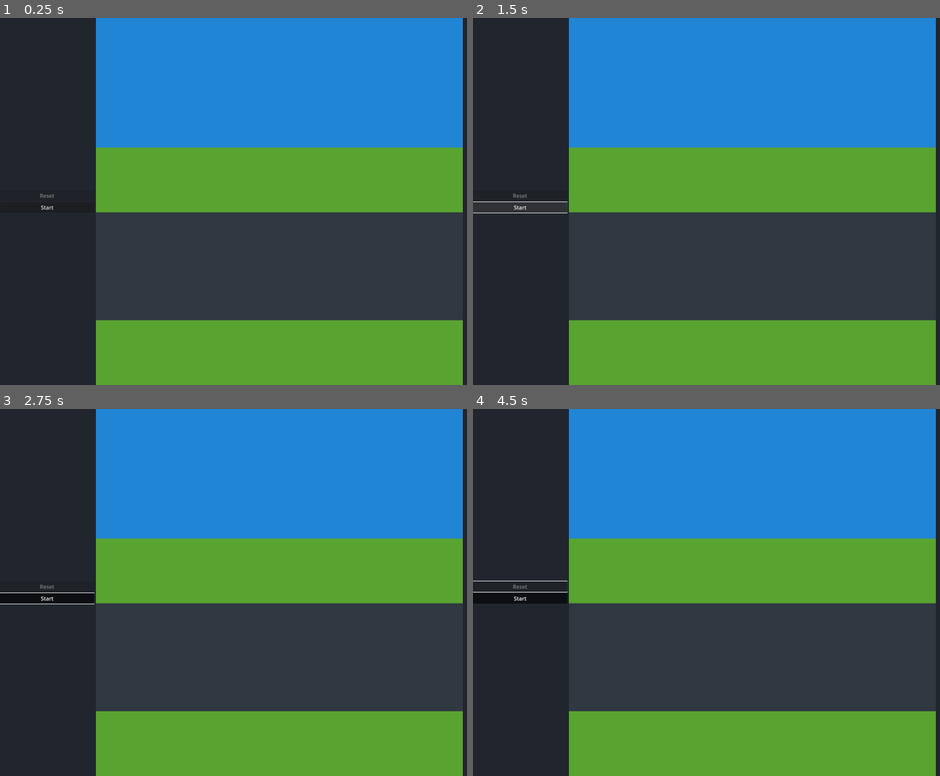
Above: before the commit, frames 1-4 (two rows, left to right).
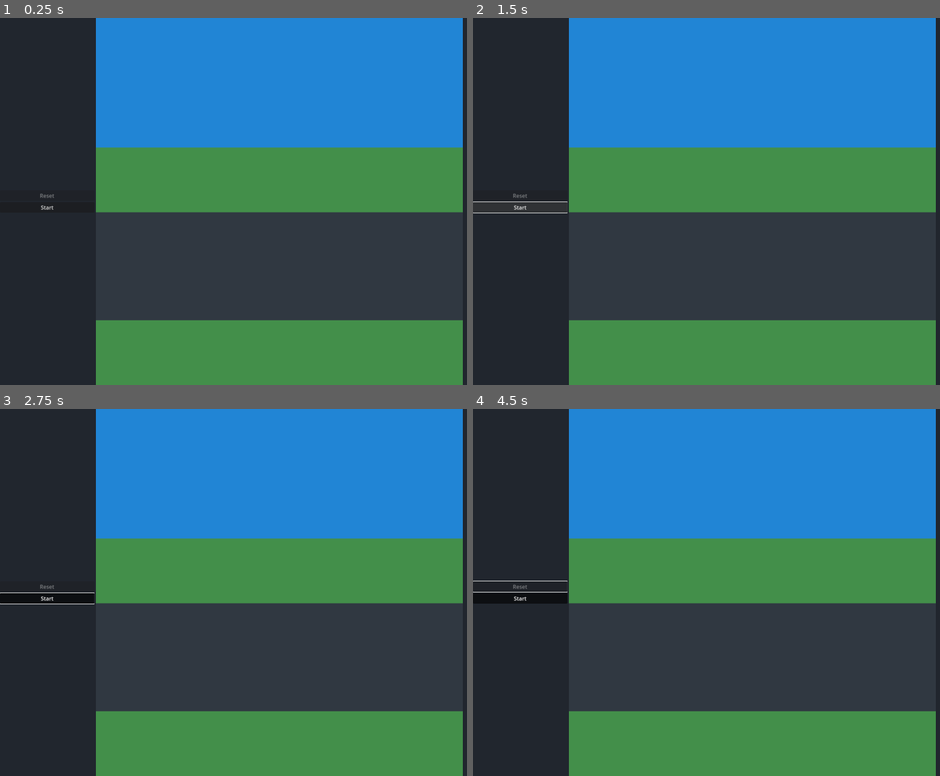
Above: after the commit, the same moments.

Repository: Yamam-al/frogger_godot
Game: Godot game, scene res://main.tscn
The game is run twice, just before and just after one commit, with the same random seed, the same clock (stepped at 60 frames per second) and the same inputs.
Inputs:
- Up to frame 1 (0.25 s): no input
- Up to frame 2 (1.5 s): click "Start" at 0.5 s; click "Start" at 1.25 s
- Up to frame 3 (2.75 s): tap Enter at 2 s; hold Right (ui_right) from 2.03 s (still down)
- Up to frame 4 (4.5 s): tap Space at 2.75, 4.25 s; release Right (ui_right) at 2.78 s; hold Down (ui_down) 2.78-3.53 s; tap Enter at 3.5 s; hold Right (ui_right) 3.53-4.28 s; hold Up (ui_up) from 4.28 s (still down)

The runs differ from the first frame. In frame 1, 28% of the frame differs, in the area x 20-100%, y 35-100%; in frame 2, 28%; in frame 3, 28%; in frame 4, 28%.

Commit message:
more work v2

Diff:
--- a/art/tiles/froggerTiles.tres
+++ b/art/tiles/froggerTiles.tres
@@ -1,12 +1,12 @@
 [gd_resource type="TileSet" load_steps=9 format=3 uid="uid://cgj2b48y5qmyv"]
 
-[ext_resource type="Texture2D" uid="uid://gt4j5laab5hj" path="res://art/tiles/grass.png" id="1_ik8c3"]
+[ext_resource type="Texture2D" uid="uid://cboqnrm25vtdf" path="res://art/tiles/DarkGrass.png" id="1_qcfgr"]
 [ext_resource type="Texture2D" uid="uid://bgk5ynodesbm" path="res://art/tiles/street.png" id="2_psj5h"]
 [ext_resource type="Texture2D" uid="uid://bcjxlv8cjq6ww" path="res://art/tiles/water.png" id="3_lqngc"]
 [ext_resource type="Texture2D" uid="uid://cg6w7sna1uwta" path="res://art/tiles/pad.png" id="4_j7utu"]
 
 [sub_resource type="TileSetAtlasSource" id="TileSetAtlasSource_thtp1"]
-texture = ExtResource("1_ik8c3")
+texture = ExtResource("1_qcfgr")
 0:0/0 = 0
 1:0/0 = 0
 2:0/0 = 0
--- a/car.tscn
+++ b/car.tscn
@@ -7,7 +7,7 @@
 size = Vector2(26, 68)
 
 [node name="car" type="Area2D"]
-z_index = 2
+z_index = 3
 rotation = -1.5708
 script = ExtResource("1_h04vb")
 metadata/_edit_group_ = true
--- a/log.tscn
+++ b/log.tscn
@@ -7,6 +7,7 @@
 size = Vector2(62, 64)
 
 [node name="log" type="Area2D"]
+z_index = 1
 script = ExtResource("1_u2qlh")
 
 [node name="Sprite2D" type="Sprite2D" parent="."]
--- a/player.tscn
+++ b/player.tscn
@@ -1,19 +1,19 @@
 [gd_scene load_steps=4 format=3 uid="uid://but1eivuguby7"]
 
 [ext_resource type="Script" uid="uid://tf7nsjq2k2sj" path="res://scripts/agent.gd" id="1_fqmjp"]
-[ext_resource type="Texture2D" uid="uid://pwh1q30qhw2p" path="res://art/playerGreen.png" id="2_0c0dn"]
+[ext_resource type="Texture2D" uid="uid://b2fits5b3h5ng" path="res://art/light Frog.png" id="2_onrkg"]
 
 [sub_resource type="CapsuleShape2D" id="CapsuleShape2D_r0vtg"]
 radius = 9.0
 height = 24.0
 
 [node name="Player" type="Area2D"]
-z_index = 1
+z_index = 2
 script = ExtResource("1_fqmjp")
 
 [node name="Sprite2D" type="Sprite2D" parent="."]
 scale = Vector2(0.5, 0.5)
-texture = ExtResource("2_0c0dn")
+texture = ExtResource("2_onrkg")
 
 [node name="CollisionShape2D" type="CollisionShape2D" parent="."]
 shape = SubResource("CapsuleShape2D_r0vtg")
--- a/scripts/network.gd
+++ b/scripts/network.gd
@@ -5,7 +5,9 @@
 
 # === Member vars ===
 var socket: WebSocketPeer = WebSocketPeer.new()
-var agents := {}
+var agents := {}                 # id -> Node
+var id_to_breed := {}            # id -> "breed" (für Debug & Zählungen)
+var pad_dummy_spawned := {}      # padId -> true, damit wir nicht doppelt spawnen
 
 # === Preload agent scenes ===
 var CarScene         = preload("res://car.tscn")
@@ -25,19 +27,19 @@
 @onready var lives_label : Label = get_tree().get_current_scene().get_node("HBoxContainer/uiRight/LivesLabel")
 
 func _ready():
-	# sanity‐check that we actually found your "agents" node
 	if not agents_container:
 		push_error("Could not find agents_container %s")
-	# start the WebSocket
 	var err = socket.connect_to_url("ws://127.0.0.1:8181")
 	if err != OK:
 		push_error("WebSocketPeer.connect failed: %s" % err)
 	set_process(true)
+
 	# Start-Button Setup
 	StartButton.toggle_mode = true
 	StartButton.text = "Start"
 	StartButton.button_pressed = false
 	StartButton.toggled.connect(_on_start_toggled)
+
 	# Reset-Button Setup
 	ResetButton.disabled = true
 	ResetButton.text = "Reset"
@@ -50,7 +52,6 @@
 	time_since_last_input += delta
 
 	var direction := "null"
-
 	if time_since_last_input >= input_cooldown:
 		if Input.is_action_just_pressed("ui_up"):
 			direction = "up"
@@ -62,10 +63,7 @@
 			direction = "right"
 
 		if direction != "null" and socket.get_ready_state() == WebSocketPeer.STATE_OPEN:
-			var input_msg = {
-				"type": "input",
-				"direction": direction
-			}
+			var input_msg = {"type": "input", "direction": direction}
 			print("Sending msg to socket: %s" % input_msg)
 			socket.send_text(JSON.stringify(input_msg))
 			time_since_last_input = 0.0
@@ -76,12 +74,8 @@
 		while socket.get_available_packet_count() > 0:
 			var raw = socket.get_packet().get_string_from_utf8()
 			_on_raw_data(raw)
-
 	elif socket.get_ready_state() == WebSocketPeer.STATE_CLOSED:
-		push_warning("WebSocket closed: %d %s" % [
-			socket.get_close_code(),
-			socket.get_close_reason()
-		])
+		push_warning("WebSocket closed: %d %s" % [socket.get_close_code(), socket.get_close_reason()])
 		set_process(false)
 
 func _on_raw_data(raw: String) -> void:
@@ -91,6 +85,14 @@
 		push_error("Invalid JSON: %s" % raw)
 		return
 	var state = parser.data
+
+	# === Debug: Turtle-IDs im Paket zählen und ausgeben
+	if state.has("agents") and typeof(state.agents) == TYPE_ARRAY:
+		var turtle_ids_state: Array = []
+		for a in state.agents:
+			if a.breed == "turtle":
+				turtle_ids_state.append(int(a.id))
+		print("🐢 state turtles count=", turtle_ids_state.size(), " ids=", turtle_ids_state)
 
 	if state.has("gameOver") and state["gameOver"]:
 		print("Game Over received from server")
@@ -102,6 +104,7 @@
 	if state.has("lives"):
 		lives_label.text = "Lives: %d" % int(state.lives)
 
+	# alte Knoten entfernen
 	if state.has("removeIds") and typeof(state.removeIds) == TYPE_ARRAY:
 		for rid in state.removeIds:
 			var id = int(rid)
@@ -110,7 +113,9 @@
 				if is_instance_valid(node):
 					node.queue_free()
 				agents.erase(id)
-
+				id_to_breed.erase(id)
+
+	# ACK
 	if state.has("expectingTick"):
 		var next_tick = state["expectingTick"]
 		print("✨ ACKing tick", next_tick)
@@ -121,6 +126,25 @@
 
 	emit_signal("state_update", state)
 	_apply_state(state)
+
+	# === Debug: Instanzierte Turtles im Scene-Tree zählen + Diff zu State
+	var inst_turtle_ids: Array = []
+	for k in agents.keys():
+		if id_to_breed.get(k, "") == "turtle":
+			inst_turtle_ids.append(k)
+	print("🐢 instantiated turtles count=", inst_turtle_ids.size(), " ids=", inst_turtle_ids)
+
+	# Diff (welche IDs sind im State, aber nicht instanziert)
+	var state_turtle_ids: Array = []
+	for a in state.agents:
+		if a.breed == "turtle":
+			state_turtle_ids.append(int(a.id))
+	var missing: Array = []
+	for tid in state_turtle_ids:
+		if not inst_turtle_ids.has(tid):
+			missing.append(tid)
+	if missing.size() > 0:
+		print("⚠️ turtles missing in scene (present in state but not spawned): ", missing)
 
 func _apply_state(state) -> void:
 	for data in state.agents:
@@ -130,33 +154,41 @@
 		var head   = data.heading
 		var is_hidden = data.has("hidden") and data.hidden
 
+		# neu instanzieren falls nicht vorhanden
 		if not agents.has(id):
 			var inst
 			match kind:
-				"car":           inst = CarScene.instantiate()
-				"truck":         inst = TruckScene.instantiate()
-				"log":           inst = LogScene.instantiate()
-				"turtle":        inst = RiverTurtleScene.instantiate()
-				"pad":           inst = PadScene.instantiate()
-				"frog":          inst = FrogScene.instantiate()
-				_: continue
+				"car":    inst = CarScene.instantiate()
+				"truck":  inst = TruckScene.instantiate()
+				"log":    inst = LogScene.instantiate()
+				"turtle":
+					inst = RiverTurtleScene.instantiate()
+					print("🐢 spawn turtle id=", id, " at tile=", pos)
+				"pad":    inst = PadScene.instantiate()
+				"frog":   inst = FrogScene.instantiate()
+				_:       continue
 			inst.agent_id = id
 			agents[id] = inst
+			id_to_breed[id] = kind
 			agents_container.add_child(inst)
 
+		# state auf Node anwenden
 		match kind:
 			"car", "truck", "log":
 				agents[id].update_state(pos, head)
 			"turtle":
+				# update_state(pos, head, hidden := false)
 				agents[id].update_state(pos, head, is_hidden)
 			"pad":
 				agents[id].update_state(pos, head)
-				if data.has("occupied") and data.occupied and not data.has("dummy_spawned"):
+				# Wenn Pad jetzt belegt und Dummy noch nicht gespawnt → Dummy-Frog anlegen (exakt an der Pad-Node-Position)
+				if data.has("occupied") and data.occupied and not pad_dummy_spawned.get(id, false):
 					var dummy_frog = FrogScene.instantiate()
+					# gleiche Bildschirmposition wie Pad-Node – die Szene rechnet selbst tile->pixel
 					dummy_frog.position = agents[id].position
 					agents_container.add_child(dummy_frog)
-					# Markierung setzen, damit wir nicht doppelt spawnen
-					data["dummy_spawned"] = true
+					pad_dummy_spawned[id] = true
+					print("✅ pad occupied id=", id, " dummy frog placed at ", dummy_frog.position)
 			"frog":
 				agents[id].update_state(pos, head)
 				if data.has("jumps"):
@@ -198,6 +230,8 @@
 		if is_instance_valid(agents[id]):
 			agents[id].queue_free()
 	agents.clear()
+	id_to_breed.clear()
+	pad_dummy_spawned.clear()
 
 	has_started = false
 	game_over_state = false
--- a/truck.tscn
+++ b/truck.tscn
@@ -7,7 +7,7 @@
 size = Vector2(31, 108)
 
 [node name="truck" type="Area2D"]
-z_index = 2
+z_index = 3
 script = ExtResource("1_r6uff")
 
 [node name="Sprite2D" type="Sprite2D" parent="."]
--- a/turtle.tscn
+++ b/turtle.tscn
@@ -8,6 +8,7 @@
 height = 68.0
 
 [node name="turtle" type="Area2D"]
+z_index = 1
 script = ExtResource("1_hdfug")
 
 [node name="Sprite2D" type="Sprite2D" parent="."]
Binary file added: art/Frog.png
Not shown, added: art/Frog.png.import
Not shown, changed: art/License.txt
Binary file added: art/light Frog.png
Not shown, added: art/light Frog.png.import
Binary file added: art/tiles/DarkGrass.png
Not shown, added: art/tiles/DarkGrass.png.import
Binary file added: art/tiles/lightGrass.png
Not shown, added: art/tiles/lightGrass.png.import
Binary file added: art/tiles/newGrass.png
Not shown, added: art/tiles/newGrass.png.import
